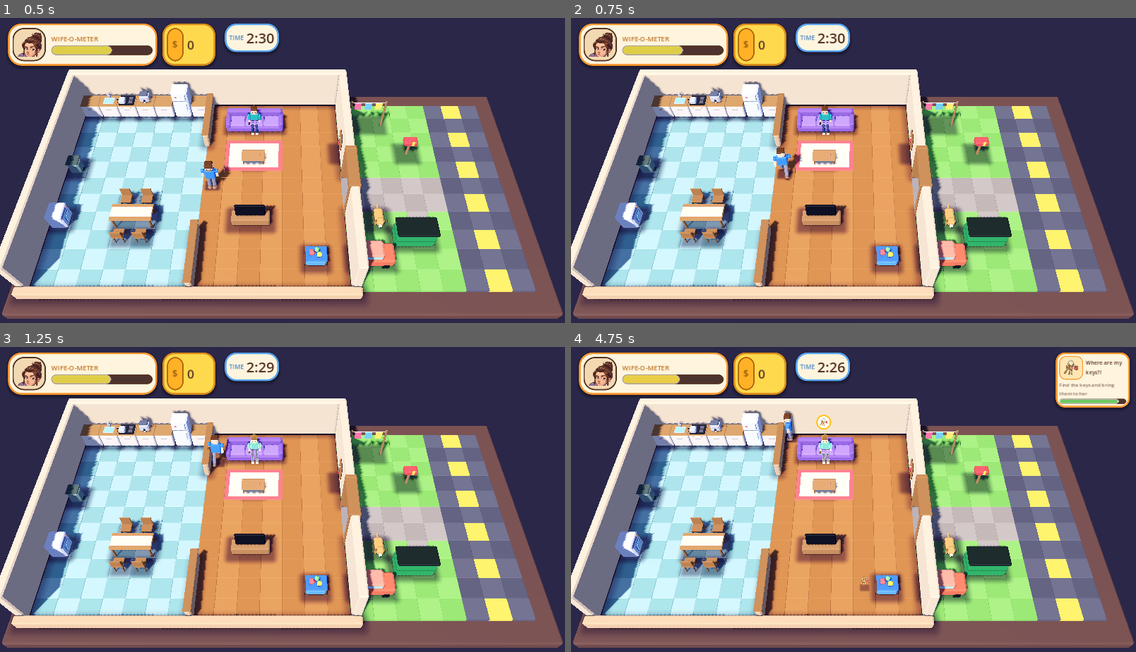
Above: before the commit, frames 1-4 (two rows, left to right).
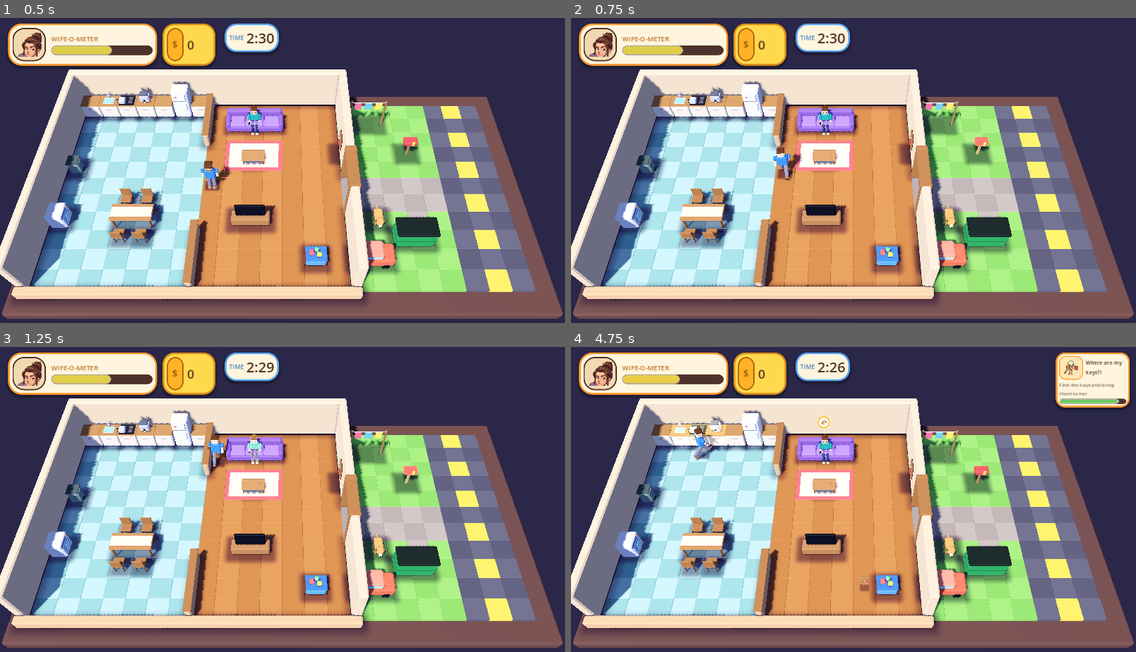
Above: after the commit, the same moments.

Repository: agever46/make-my-wife-happy
Game: Godot game, scene res://scenes/Main.tscn
Two runs of this game, one before a commit and one after it. Both use one fixed random seed, a clock stepped at 60 frames per second and the inputs below.
Inputs (mouse positions are in pixels of both pictures, inside the frame that each line leads up to):
- Up to frame 1 (0.5 s): no input
- Up to frame 2 (0.75 s): tap Enter (ui_accept) at 0.5 s; move the mouse to (977, 161) at 0.52 s; hold Up from 0.53 s (still down); tap Tab at 0.6 s; click (977, 161) at 0.67 s
- Up to frame 3 (1.25 s): keep holding Up; tap Enter (ui_accept) at 0.77 s
- Up to frame 4 (4.75 s): release Up at 1.25 s; drag from (740, 520) to (825, 569) at 1.27 s; move the mouse to (910, 435) at 2.02 s; hold Up 2.03-2.75 s; tap Tab at 2.1, 3.6 s; click (910, 435) at 2.17 s; drag from (825, 569) to (684, 456) at 2.77 s; move the mouse to (1023, 551) at 3.52 s; hold A 3.53-4.25 s; click (1023, 551) at 3.67 s; tap Enter (ui_accept) at 3.77 s; drag from (684, 456) to (768, 426) at 4.27 s

Frame 1 is identical in both runs. In frame 2, less than 0.1% of the frame differs, in the area x 71-74%, y 39-45%; in frame 3, less than 0.1%; in frame 4, 1.0%, in the area x 12-47%, y 20-50%.

Commit message:
Mouse control: click to walk, click stations and items, right click to drop, hover glow
Co-Authored-By: Claude Sonnet 5.5 <noreply@anthropic.com>
Claude-Session: https://claude.ai/code/session_01SXfByWc8NK5QQaB41RXzCE

Diff:
--- a/scripts/Main.gd
+++ b/scripts/Main.gd
@@ -12,5 +12,11 @@
 			GameManager.pause_game()
 		elif GameManager.state == GameManager.GameState.PAUSED:
 			GameManager.resume_game()
+	elif event is InputEventMouseButton and event.pressed and event.button_index == MOUSE_BUTTON_LEFT \
+			and (GameManager.state == GameManager.GameState.GAME_OVER or GameManager.state == GameManager.GameState.VICTORY):
+		GameManager.start_game() # click anywhere on the result screen
+	elif event is InputEventMouseButton and event.pressed and event.button_index == MOUSE_BUTTON_LEFT \
+			and GameManager.state == GameManager.GameState.PAUSED and not DebugConsole.is_open():
+		GameManager.resume_game()
 	elif event.is_action_pressed("ui_accept") and (GameManager.state == GameManager.GameState.GAME_OVER or GameManager.state == GameManager.GameState.VICTORY):
 		GameManager.start_game()
--- a/scripts/world3d/Player3D.gd
+++ b/scripts/world3d/Player3D.gd
@@ -27,6 +27,23 @@
 var _phase := 0.0
 var _legs: Array[Node3D] = []
 var _arms: Array[Node3D] = []
+
+# --- mouse control (player 1 only) ---
+## Click the floor to walk there (hold to follow the cursor); click a station to walk there and work until the step
+## is done; click an item to fetch it; right click drops / picks up. Any movement key cancels.
+var _nav_active := false
+var _nav_target := Vector3.ZERO
+var _nav_station: Station3D = null
+var _nav_item: Item3D = null
+var _auto_work := false
+var _mouse_down := false
+var _stuck := 0.0
+var _detour_left := 0.0
+var _detour_sign := 1.0
+var _detours := 0
+var _last_nav_pos := Vector3.ZERO
+var _hover_station: Station3D = null
+var _marker: MeshInstance3D
 
 
 func _ready() -> void:
@@ -60,6 +77,9 @@
 			_arms.append(arm)
 	add_child(ContactShadow.make(Vector2(0.55, 0.4), 0.2, 0.55))
 
+	if player_id == 1:
+		_marker = _make_marker()
+		get_parent().add_child.call_deferred(_marker)
 	carry_point = Marker3D.new()
 	carry_point.name = "CarryPoint"
 	carry_point.position = Vector3(0.0, 2.0, 0.0)
@@ -68,12 +88,18 @@
 
 func _exit_tree() -> void:
 	GameManager.unregister_player()
+	if is_instance_valid(_marker):
+		_marker.queue_free()
 
 
 func _physics_process(delta: float) -> void:
 	var input := Vector2.ZERO
 	if GameManager.is_playing():
 		input = Input.get_vector(_prefix + "move_left", _prefix + "move_right", _prefix + "move_up", _prefix + "move_down")
+	if input != Vector2.ZERO:
+		_cancel_nav() # keyboard wins over the mouse
+	elif _nav_active:
+		input = _nav_input(delta)
 	var dir := Vector3(input.x, 0.0, input.y)
 	var target := dir * max_speed
 	var rate := acceleration if dir != Vector3.ZERO else friction
@@ -161,7 +187,7 @@
 		Sfx.set_working(self, false)
 		return
 	var action := _prefix + "interact"
-	if Input.is_action_pressed(action):
+	if Input.is_action_pressed(action) or _auto_work:
 		var station := _current_station()
 		if station != null:
 			var result := QuestManager.try_work(station.station_id, held_item_id(), delta)
@@ -170,7 +196,10 @@
 				station.show_progress(result["progress"])
 				if result["done"]:
 					_apply_result(result)
+					_cancel_nav() # a mouse-ordered job is finished
 				return
+		if _auto_work:
+			_cancel_nav() # nothing to do here (any more)
 	Sfx.set_working(self, false)
 	if Input.is_action_just_pressed(action):
 		if is_instance_valid(held_item):
@@ -223,3 +252,226 @@
 			best_dist = d
 			best = item
 	return best
+
+
+# --- Mouse -----------------------------------------------------------------------
+
+func _unhandled_input(event: InputEvent) -> void:
+	if player_id != 1 or not GameManager.is_playing():
+		return
+	if event is InputEventMouseButton:
+		var click := event as InputEventMouseButton
+		if click.button_index == MOUSE_BUTTON_LEFT:
+			_mouse_down = click.pressed
+			if click.pressed:
+				_click_at(click.position)
+		elif click.button_index == MOUSE_BUTTON_RIGHT and click.pressed:
+			_cancel_nav()
+			if is_instance_valid(held_item):
+				drop_item()
+			else:
+				var item := _nearest_item()
+				if item != null:
+					give_item(item)
+	elif event is InputEventMouseMotion and _mouse_down and _nav_station == null and _nav_item == null:
+		# Dragging: keep walking towards the cursor.
+		var floor_point = _floor_point(event.position)
+		if floor_point != null:
+			_set_nav_floor(floor_point)
+
+
+func _process(_delta: float) -> void:
+	if player_id != 1:
+		return
+	_update_hover()
+	_update_marker()
+
+
+func _click_at(screen_pos: Vector2) -> void:
+	var station := _pick_station(screen_pos)
+	if station != null:
+		_cancel_nav()
+		_nav_active = true
+		_nav_station = station
+		_nav_target = station.global_position
+		return
+	var item := _pick_item(screen_pos)
+	if item != null:
+		_cancel_nav()
+		_nav_active = true
+		_nav_item = item
+		_nav_target = item.global_position
+		return
+	var floor_point = _floor_point(screen_pos)
+	if floor_point != null:
+		_cancel_nav()
+		_set_nav_floor(floor_point)
+
+
+func _set_nav_floor(point: Vector3) -> void:
+	_nav_active = true
+	_nav_station = null
+	_nav_item = null
+	_auto_work = false
+	_nav_target = Vector3(point.x, 0.0, point.z)
+
+
+func _cancel_nav() -> void:
+	_nav_active = false
+	_nav_station = null
+	_nav_item = null
+	_auto_work = false
+	_stuck = 0.0
+	_detour_left = 0.0
+	_detours = 0
+
+
+## Steering for click-to-move. Returns the same Vector2 the keyboard would.
+func _nav_input(delta: float) -> Vector2:
+	# Arrived at what was clicked?
+	if _nav_station != null:
+		if is_instance_valid(_nav_station) and _nav_station.has_player(self):
+			_auto_work = true
+			return Vector2.ZERO
+		if not is_instance_valid(_nav_station):
+			_cancel_nav()
+			return Vector2.ZERO
+		_nav_target = _nav_station.global_position
+	elif _nav_item != null:
+		if not is_instance_valid(_nav_item) or _nav_item.holder != null:
+			_cancel_nav()
+			return Vector2.ZERO
+		_nav_target = _nav_item.global_position
+		if Vector2(_nav_target.x - global_position.x, _nav_target.z - global_position.z).length() < pickup_radius * 0.8:
+			give_item(_nav_item)
+			_cancel_nav()
+			return Vector2.ZERO
+	var to := Vector2(_nav_target.x - global_position.x, _nav_target.z - global_position.z)
+	if _nav_station == null and _nav_item == null and to.length() < 0.15:
+		_cancel_nav()
+		return Vector2.ZERO
+	# Blocked (furniture corner, wall)? Veer off to one side for a moment, alternating; give up after a few tries.
+	# There is no path finding; steer around bigger obstacles with the keys.
+	var moved := global_position.distance_to(_last_nav_pos) / maxf(delta, 0.0001)
+	_last_nav_pos = global_position
+	if moved < 0.6 and _detour_left <= 0.0:
+		_stuck += delta
+		if _stuck > 0.3:
+			_stuck = 0.0
+			_detours += 1
+			if _detours > 4:
+				_cancel_nav()
+				return Vector2.ZERO
+			_detour_sign = -_detour_sign
+			_detour_left = 0.7
+	elif moved >= 0.6:
+		_stuck = 0.0
+	if _detour_left > 0.0:
+		_detour_left -= delta
+		to = to.rotated(_detour_sign * 1.2)
+		if _detour_left <= 0.0 and moved > 2.0:
+			_detours = maxi(_detours - 1, 0)
+	var slow := clampf(to.length() / 0.7, 0.35, 1.0)
+	return to.normalized() * slow
+
+
+func _mouse_ray(screen_pos: Vector2) -> Dictionary:
+	var cam := get_viewport().get_camera_3d()
+	if cam == null:
+		return {}
+	var origin := cam.project_ray_origin(screen_pos)
+	return {"from": origin, "dir": cam.project_ray_normal(screen_pos)}
+
+
+func _floor_point(screen_pos: Vector2) -> Variant:
+	var ray := _mouse_ray(screen_pos)
+	if ray.is_empty():
+		return null
+	return Plane(Vector3.UP, 0.0).intersects_ray(ray["from"], ray["dir"])
+
+
+func _pick_station(screen_pos: Vector2) -> Station3D:
+	var ray := _mouse_ray(screen_pos)
+	if ray.is_empty():
+		return null
+	var best: Station3D = null
+	var best_dist := INF
+	for node in get_tree().get_nodes_in_group("stations"):
+		var station := node as Station3D
+		if station == null or not station.visible or not station.is_visible_in_tree():
+			continue
+		var hit = station.pick_aabb().intersects_ray(ray["from"], ray["dir"])
+		if hit != null:
+			var d: float = (hit as Vector3).distance_to(ray["from"])
+			if d < best_dist:
+				best_dist = d
+				best = station
+	return best
+
+
+func _pick_item(screen_pos: Vector2) -> Item3D:
+	var ray := _mouse_ray(screen_pos)
+	if ray.is_empty():
+		return null
+	var from: Vector3 = ray["from"]
+	var to: Vector3 = from + (ray["dir"] as Vector3) * 200.0
+	var best: Item3D = null
+	var best_dist := INF
+	for node in get_tree().get_nodes_in_group("items"):
+		var item := node as Item3D
+		if item == null or item.holder != null:
+			continue
+		var hit := Geometry3D.segment_intersects_sphere(from, to, item.global_position + Vector3(0.0, 0.3, 0.0), 0.45)
+		if not hit.is_empty():
+			var d := (hit[0] as Vector3).distance_to(from)
+			if d < best_dist:
+				best_dist = d
+				best = item
+	return best
+
+
+func _update_hover() -> void:
+	var hovered: Station3D = null
+	var over_item := false
+	if GameManager.is_playing() and not get_tree().paused:
+		var mouse := get_viewport().get_mouse_position()
+		hovered = _pick_station(mouse)
+		if hovered == null:
+			over_item = _pick_item(mouse) != null
+	if hovered != _hover_station:
+		if is_instance_valid(_hover_station):
+			_hover_station.set_hover(false)
+		_hover_station = hovered
+		if hovered != null:
+			hovered.set_hover(true)
+	Input.set_default_cursor_shape(Input.CURSOR_POINTING_HAND if (hovered != null or over_item) else Input.CURSOR_ARROW)
+
+
+func _make_marker() -> MeshInstance3D:
+	var mesh := CylinderMesh.new()
+	mesh.top_radius = 0.28
+	mesh.bottom_radius = 0.28
+	mesh.height = 0.02
+	var mat := StandardMaterial3D.new()
+	mat.shading_mode = BaseMaterial3D.SHADING_MODE_UNSHADED
+	mat.transparency = BaseMaterial3D.TRANSPARENCY_ALPHA
+	mat.albedo_color = Color(1.0, 0.85, 0.2, 0.7)
+	mesh.material = mat
+	var marker := MeshInstance3D.new()
+	marker.name = "ClickMarker"
+	marker.mesh = mesh
+	marker.visible = false
+	marker.cast_shadow = GeometryInstance3D.SHADOW_CASTING_SETTING_OFF
+	return marker
+
+
+## A pulsing yellow disc on the floor where you clicked, while walking there.
+func _update_marker() -> void:
+	if _marker == null or not is_instance_valid(_marker) or _marker.get_parent() == null:
+		return
+	var show := _nav_active and _nav_station == null and _nav_item == null
+	_marker.visible = show
+	if show:
+		_marker.global_position = Vector3(_nav_target.x, 0.03, _nav_target.z)
+		var pulse := 1.0 + sin(Time.get_ticks_msec() / 120.0) * 0.12
+		_marker.scale = Vector3(pulse, 1.0, pulse)
--- a/scripts/world3d/Station3D.gd
+++ b/scripts/world3d/Station3D.gd
@@ -20,6 +20,8 @@
 var _glow_tween: Tween
 var _bounce_tween: Tween
 var needed_only := false
+var hovered := false
+var _pick_size := Vector3(1, 1, 1)
 var _progress := 0.0
 var _progress_stamp := -100000
 
@@ -27,6 +29,7 @@
 func setup(def: Dictionary) -> void:
 	station_id = def.get("id", &"")
 	needed_only = def.get("needed_only", false)
+	_pick_size = Vector3(def["size"].x, maxf(def.get("height", 1.0), 0.7), def["size"].y) + Vector3(0.3, 0.0, 0.3)
 	var size: Vector2 = def["size"]
 	var height: float = def.get("height", 1.0)
 	name = String(station_id) if station_id != &"" else String(def["model"])
@@ -53,6 +56,19 @@
 		_rim.shader = RIM_SHADER
 		_rim.set_shader_parameter("strength", 0.0)
 		_apply_overlay(visual_root, _rim)
+
+
+## Box the mouse can click on (world space).
+func pick_aabb() -> AABB:
+	return AABB(global_position + Vector3(-_pick_size.x * 0.5, 0.0, -_pick_size.z * 0.5), _pick_size)
+
+
+## Mouse hover: a softer glow than the "player is here" highlight.
+func set_hover(on: bool) -> void:
+	if hovered == on:
+		return
+	hovered = on
+	_update_glow()
 
 
 func has_player(player: Node3D) -> bool:
@@ -133,10 +149,7 @@
 
 
 func _set_highlight(on: bool) -> void:
-	if _glow_tween != null:
-		_glow_tween.kill()
-	_glow_tween = create_tween()
-	_glow_tween.tween_property(_rim, "shader_parameter/strength", 1.3 if on else 0.0, 0.2)
+	_update_glow()
 	if on:
 		if _bounce_tween != null:
 			_bounce_tween.kill()
@@ -144,3 +157,17 @@
 		_bounce_tween = create_tween()
 		_bounce_tween.set_trans(Tween.TRANS_ELASTIC).set_ease(Tween.EASE_OUT)
 		_bounce_tween.tween_property(visual_root, "scale", Vector3.ONE, 0.55)
+
+
+func _update_glow() -> void:
+	if _rim == null:
+		return
+	var target := 0.0
+	if not players_in_zone.is_empty():
+		target = 1.3
+	elif hovered:
+		target = 0.7
+	if _glow_tween != null:
+		_glow_tween.kill()
+	_glow_tween = create_tween()
+	_glow_tween.tween_property(_rim, "shader_parameter/strength", target, 0.2)
Not shown, added: docs/sound-originals/coin_elevenlabs_2026-11-13.mp3.import
Not shown, added: docs/sound-originals/day_win_elevenlabs_2026-11-13.mp3.import
Not shown, added: docs/sound-originals/drop_elevenlabs_2026-11-13.mp3.import
Not shown, added: docs/sound-originals/game_over_elevenlabs_2026-11-13.mp3.import
Not shown, added: docs/sound-originals/meter_warning_elevenlabs_2026-11-13.mp3.import
Not shown, added: docs/sound-originals/pickup_elevenlabs_2026-11-13.mp3.import
Not shown, added: docs/sound-originals/quest_complete_elevenlabs_2026-11-13.mp3.import
Not shown, added: docs/sound-originals/quest_failed_elevenlabs_2026-11-13.mp3.import
Not shown, added: docs/sound-originals/quest_new_elevenlabs_2026-11-13.mp3.import
Not shown, added: docs/sound-originals/step_done_elevenlabs_2026-11-13.mp3.import
Not shown, added: docs/sound-originals/step_wood_elevenlabs_2026-11-13.mp3.import
Not shown, added: docs/sound-originals/ui_click_elevenlabs_2026-11-13.mp3.import
(and 4 more such lines)
